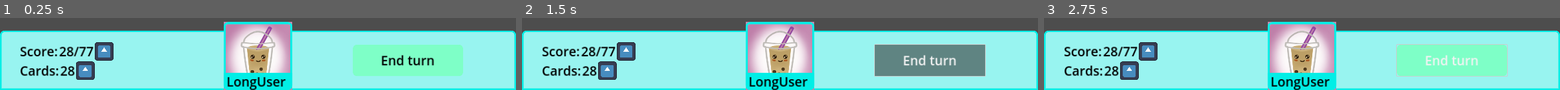
Above: before the commit, frames 1-3 (left to right).
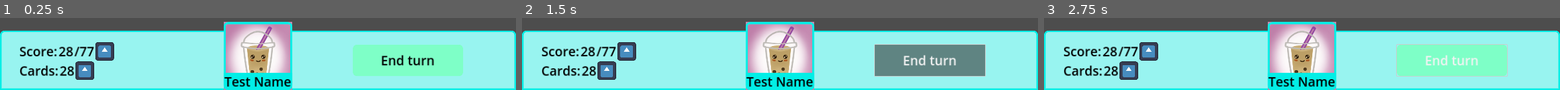
Above: after the commit, the same moments.

Repository: ElQDuck/guinea-piggies
Game: Godot game, scene res://scenes/player.tscn
Same seed, same stepped clock (60 frames per second), same inputs: the game is played once before the commit and once after it. This scene is started directly instead of the project's main scene. The engine's default icon, where the game draws it, is replaced by a stand-in: a white triangle on a blue panel in a dark square.
Inputs (mouse positions are in pixels of both pictures, inside the frame that each line leads up to):
- Up to frame 1 (0.25 s): no input
- Up to frame 2 (1.5 s): click (780, 56) at 0.5 s; click "End turn" at 1.25 s
- Up to frame 3 (2.75 s): click (1302, 56) at 2 s

The runs differ from the first frame. In frame 1, 3.0% of the frame differs, in the area x 3-57%, y 33-100%; in frame 2, 3.0%; in frame 3, 3.0%.

Commit message:
feat: add stuff

Diff:
--- a/scenes/player.tscn
+++ b/scenes/player.tscn
@@ -41,7 +41,7 @@
 [sub_resource type="StyleBoxFlat" id="StyleBoxFlat_j4x2e"]
 bg_color = Color(0.6, 0.6, 0.6, 0)
 
-[node name="Player" type="Control"]
+[node name="Player" type="Control" node_paths=PackedStringArray("scoreValueLabel", "CardsCountValueLabel")]
 layout_mode = 3
 anchors_preset = 15
 anchor_right = 1.0
@@ -50,10 +50,13 @@
 grow_vertical = 2
 size_flags_vertical = 4
 script = ExtResource("1_dom8a")
+player_name = "Test Name"
 profile_image = ExtResource("2_66jmo")
 primary_color = Color(0.596078, 0.956863, 0.941176, 1)
 secondary_color = Color(0.00784314, 0.933333, 0.901961, 1)
 complementary_color = Color(0.933333, 0.00784314, 0.0392157, 1)
+scoreValueLabel = NodePath("Panel/Panel/VBoxContainer/HBoxContainer/ScoreValueLabel")
+CardsCountValueLabel = NodePath("Panel/Panel/VBoxContainer/HBoxContainer2/CardsCountValueLabbel")
 
 [node name="Panel" type="Panel" parent="."]
 layout_mode = 1
@@ -178,11 +181,18 @@
 text = "Score:
 "
 
+[node name="ScoreValueLabel" type="Label" parent="Panel/Panel/VBoxContainer/HBoxContainer"]
+layout_mode = 2
+size_flags_horizontal = 8
+theme_override_colors/font_color = Color(0, 0, 0, 1)
+text = "28
+"
+
 [node name="Label2" type="Label" parent="Panel/Panel/VBoxContainer/HBoxContainer"]
 layout_mode = 2
 size_flags_horizontal = 8
 theme_override_colors/font_color = Color(0, 0, 0, 1)
-text = "28/77
+text = "/77
 "
 
 [node name="Icon" type="TextureRect" parent="Panel/Panel/VBoxContainer/HBoxContainer"]
@@ -202,7 +212,7 @@
 text = "Cards:
 "
 
-[node name="Label2" type="Label" parent="Panel/Panel/VBoxContainer/HBoxContainer2"]
+[node name="CardsCountValueLabbel" type="Label" parent="Panel/Panel/VBoxContainer/HBoxContainer2"]
 layout_mode = 2
 size_flags_horizontal = 8
 theme_override_colors/font_color = Color(0, 0, 0, 1)
--- a/scripts/player.gd
+++ b/scripts/player.gd
@@ -7,6 +7,8 @@
 @export_color_no_alpha var primary_color: Color
 @export_color_no_alpha var secondary_color: Color
 @export_color_no_alpha var complementary_color: Color
+@export var scoreValueLabel: Label
+@export var CardsCountValueLabel: Label
 
 # Called when the node enters the scene tree for the first time.
 func _ready():
@@ -21,6 +23,7 @@
 	uiProfileImage.texture = profile_image
 
 	# ProfileName
+	uiPlayerNameLabel.text = player_name
 
 	# ProfileColors
 	var profileBorderStyleBox: StyleBoxFlat = uiProfileImageBorder.get_theme_stylebox("panel").duplicate()
